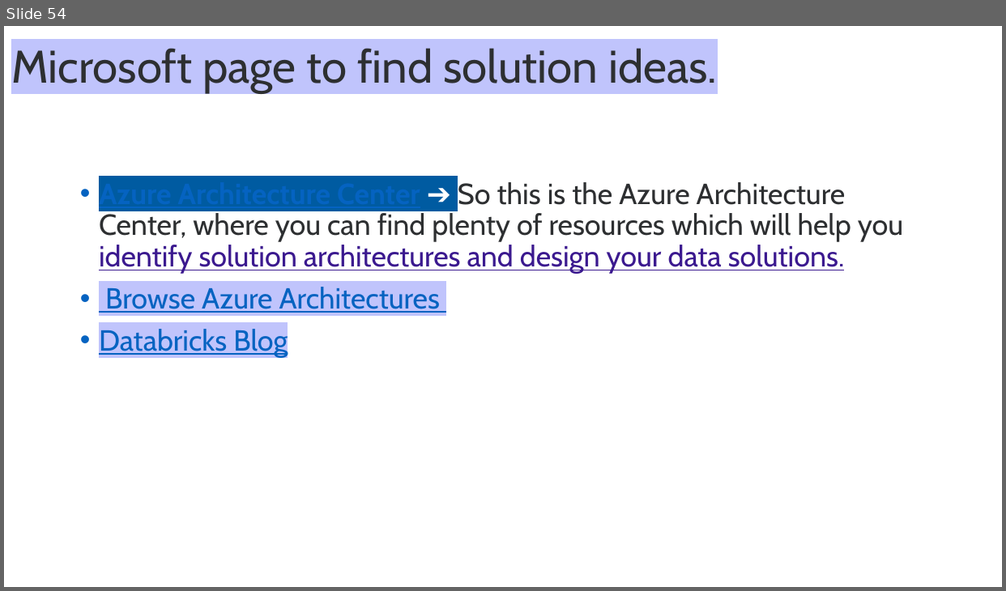
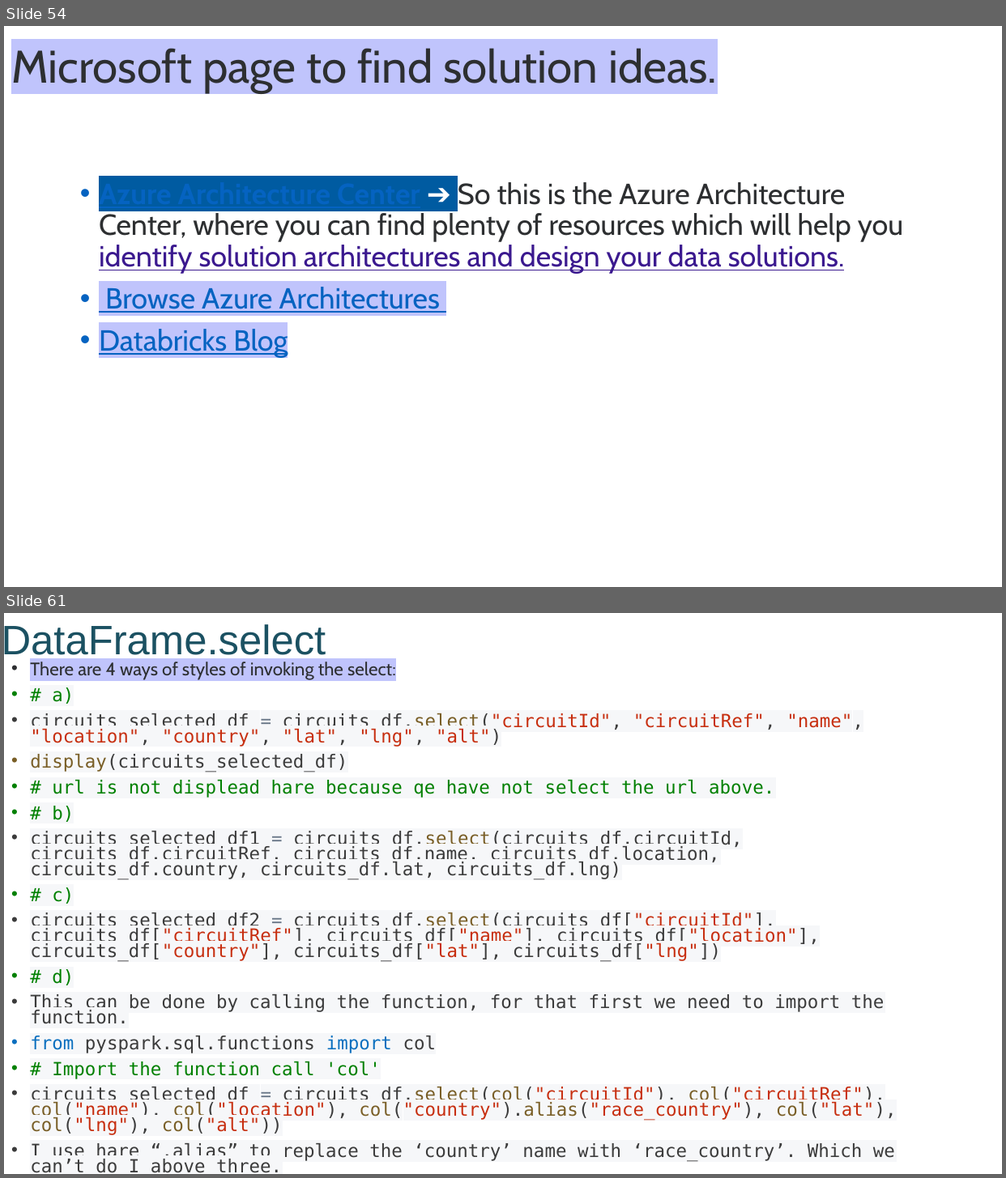
Before and after one commit to Hamza20203064/QuantumFlow-Databricks-ETL, a slide deck: Azure Databricks.pptx. Shown one above the other, each under a label of ours: slide 54 before the commit, slides 54 and 61 after it; the slides between them are not shown. The pictures are 1006x591 and 1006x1178 pixels, drawn with LibreOffice and Linux fonts; fonts in the diff are those of the drawing. Boxes give left, top, right and bottom in pixels: in the first picture for what was removed or moved away, otherwise in the second. Text is boxed around its words. In the diff, an @@ line names an element or a change of style, - is before the commit and + after.

```diff
--- a/Azure Databricks.pptx
+++ b/Azure Databricks.pptx
@@ slide 61 added at [4, 613, 1002, 1174], background #FFFFFF @@
@@ title added at [4, 624, 326, 662], 39.6 pt, text #1B5162 @@
+DataFrame.select
@@ text added at [30, 662, 897, 1174], 17.5 pt, text #3B3B3B @@
+• There are 4 ways of styles of invoking the select:
+• # a)
+• circuits_selected_df = circuits_df.select("circuitId", "circuitRef", "name", "location", "country", "lat", "lng", "alt")
+• display(circuits_selected_df)
+• # url is not displead hare because qe have not select the url above.
+• # b)
+• circuits_selected_df1 = circuits_df.select(circuits_df.circuitId, circuits_df.circuitRef, circuits_df.name, circuits_df.location, circuits_df.country, circuits_df.lat, circuits_df.lng)
+• # c)
+• circuits_selected_df2 = circuits_df.select(circuits_df["circuitId"], circuits_df["circuitRef"], circuits_df["name"], circuits_df["location"], circuits_df["country"], circuits_df["lat"], circuits_df["lng"])
+• # d)
+• This can be done by calling the function, for that first we need to import the function.
+• from pyspark.sql.functions import col
+• # Import the function call 'col'
+• circuits_selected_df = circuits_df.select(col("circuitId"), col("circuitRef"), col("name"), col("location"), col("country").alias("race_country"), col("lat"), col("lng"), col("alt"))
+• I use hare “.alias” to replace the ‘country’ name with ‘race_country’. Which we can’t do I above three.
+• I normally tend to prefer using the call function to select the columns rather than other two.
```
Also in this commit, not shown: 12 other slides added, 2 other files.
